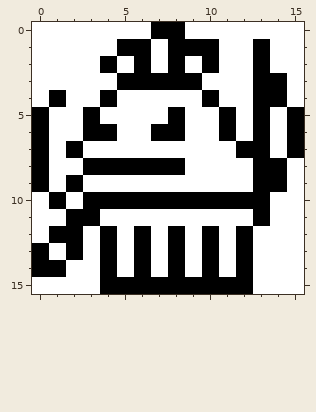
A pixel-art sprite gets an edit: hosting/digimon-lcd-colored/garbage.png. Above: the version before the commit.
The file is 32x32 pixels, drawn in blocks of 2x2; one block is one cell here. Colours within 5 levels of each other are drawn and written as one.
The result:
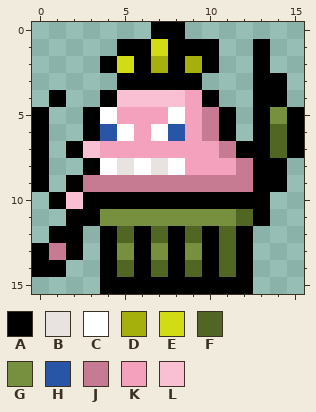
Palette (. is transparent): A #000000  B #e8e3e1  C #ffffff  D #a6b00d  E #d1dc14  F #516623  G #77903f  H #2855a6  J #c67b93  K #f4a1bd  L #f9bfd2
The exact change:
Changed rows in their new state; - is an unchanged pixel.
first column x 0:
 0 .......--.......
 1 .....--E---..-..
 2 ....-E-D-D-..-..
 3 .....-----...--.
 4 .-..-LLLLK-..--.
 5 -..--KKKCKJ-.-G-
 6 -..-H-KCHKJ-.-F-
 7 -.-LKKKKKKKJ--F-
 8 -..-CBCBCKKKJ--.
 9 -.-JJJJJJJJJJ--.
10 .-L-----------..
11 ..--GGGGGGGGF-..
12 .--.-F-F-F-F-...
13 -J-.-G-G-G-F-...
14 --..-F-F-F-F-...
15 ....---------...
Changed places in both pictures, as pixel boxes (x1, y1, x2, y2):
changed: (32, 22, 304, 294)
